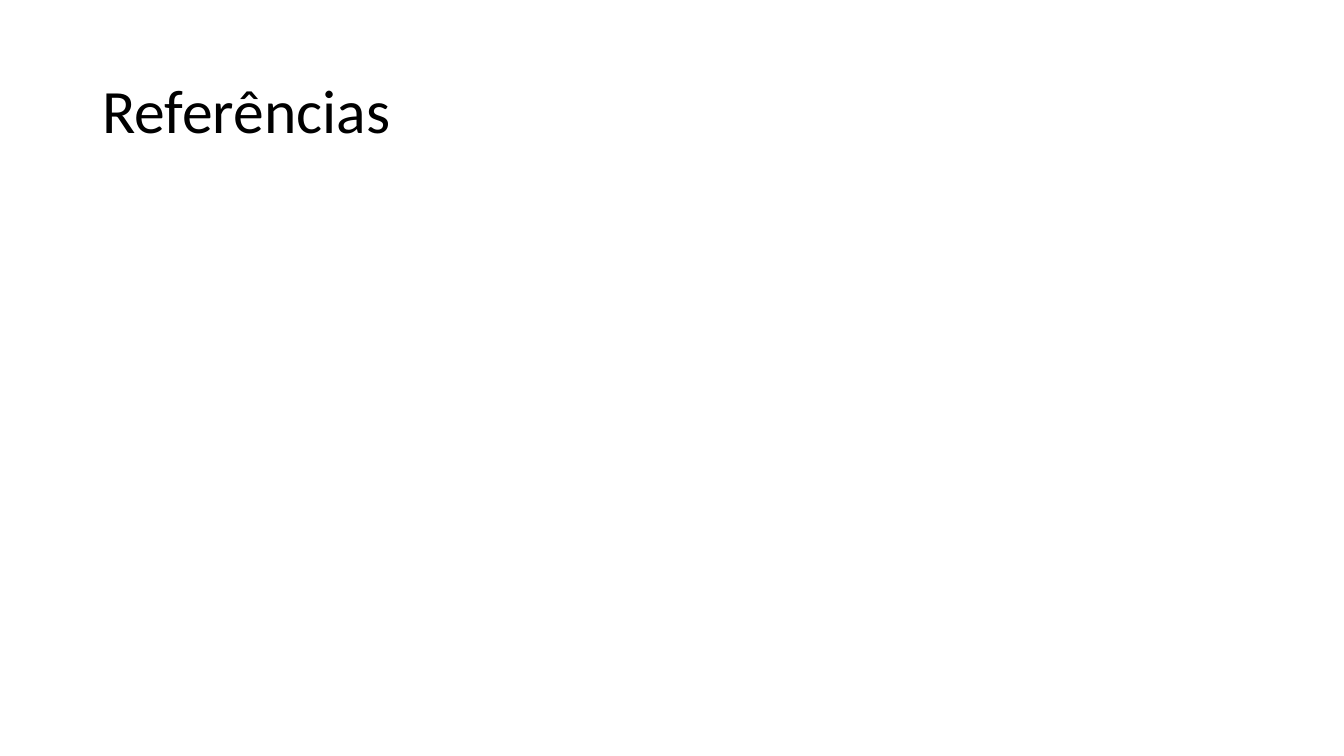
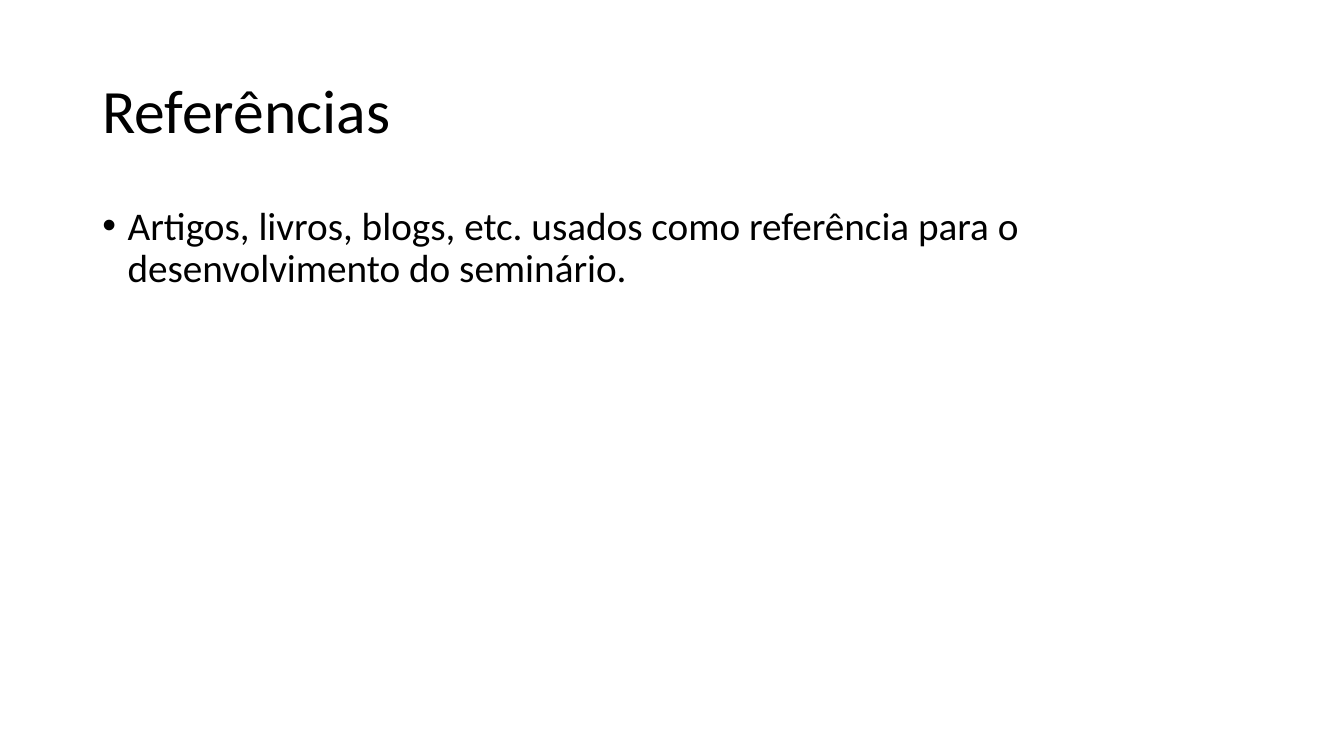
Before and after one commit to zz4fap/tp558-adv-ml, a slide deck: slide 10 of slides/TP558_X_Template.pptx. Drawn at 1344x756 pixels with LibreOffice and Linux fonts; fonts in the diff are those of the drawing. Boxes give left, top, right and bottom in pixels: in the first picture for what was removed or moved away, otherwise in the second. Text is boxed around its words. In the diff, an @@ line names an element or a change of style, - is before the commit and + after.

```diff
--- a/slides/TP558_X_Template.pptx
+++ b/slides/TP558_X_Template.pptx
@@ text added at (128, 212, 1019, 283), 28 pt, text #000000 @@
+• Artigos, livros, blogs, etc. usados como referência para o desenvolvimento do seminário.
```
Also in this commit, not shown: 1 other slide changed, 6 slides added, 6 slides removed, 4 other files.
